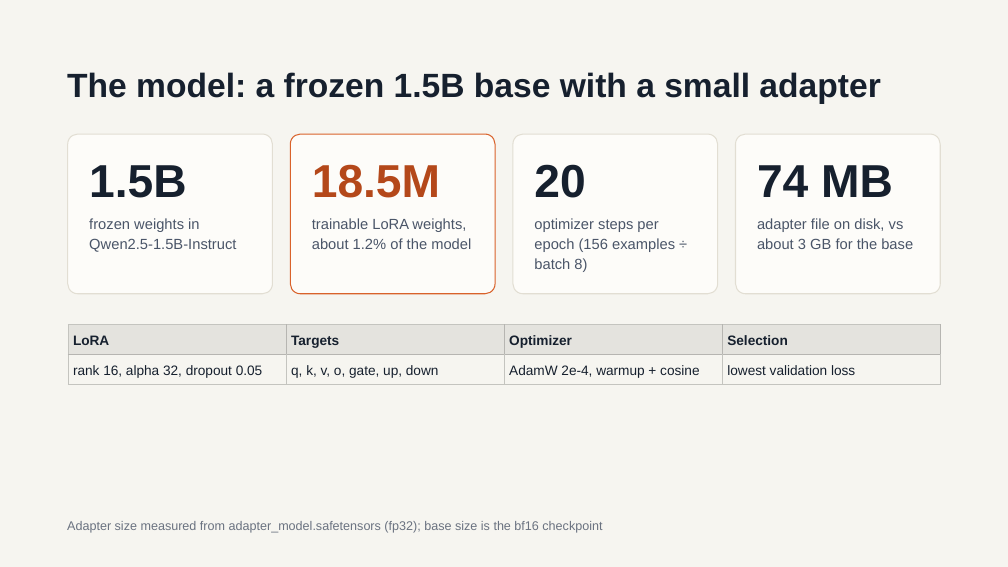
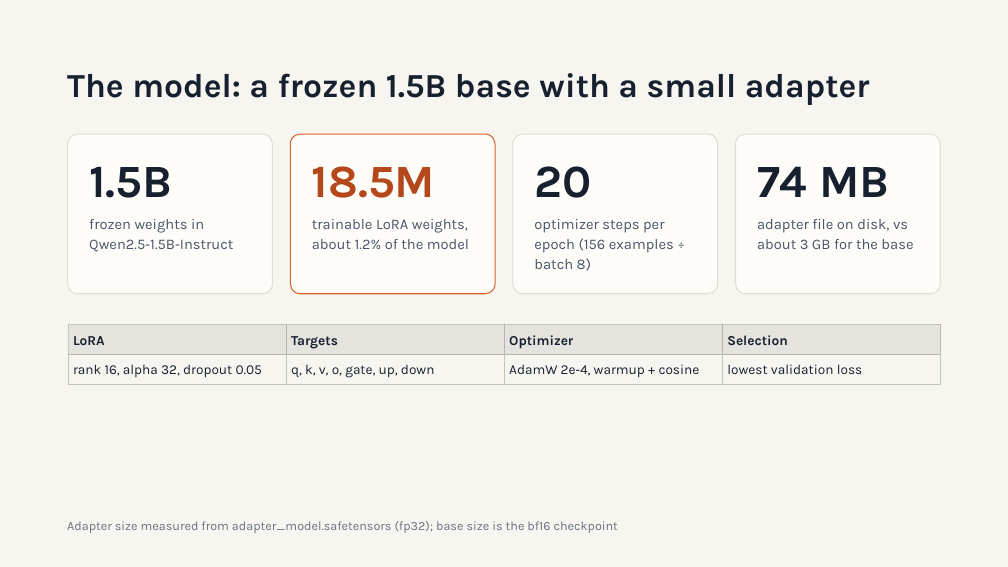
Before and after one commit to dougc333/geha, a slide deck: slide 6 of docs/GEHA Generator LoRA Finetuning.pptx. Drawn at 1008x567 pixels with LibreOffice and Linux fonts; fonts in the diff are those of the drawing. Boxes give left, top, right and bottom in pixels: in the first picture for what was removed or moved away, otherwise in the second. Text is boxed around its words. In the diff, an @@ line names an element or a change of style, - is before the commit and + after.

```diff
--- a/docs/GEHA Generator LoRA Finetuning.pptx
+++ b/docs/GEHA Generator LoRA Finetuning.pptx
@@ font Arial to Karla in 10 elements at bbox=[67, 73, 870, 105], bbox=[89, 167, 172, 198], bbox=[89, 219, 234, 252], bbox=[312, 166, 435, 198], bbox=[534, 166, 591, 198], bbox=[534, 219, 674, 271], bbox=[757, 166, 889, 197], bbox=[757, 219, 913, 249], bbox=[67, 521, 618, 533], bbox=[312, 219, 469, 249] @@
@@ table at bbox=[68, 325, 942, 385] @@
@@ font Arial to Karla @@
```
Also in this commit, not shown: 6 other slides changed, 6 slides added, 3 slides removed.
